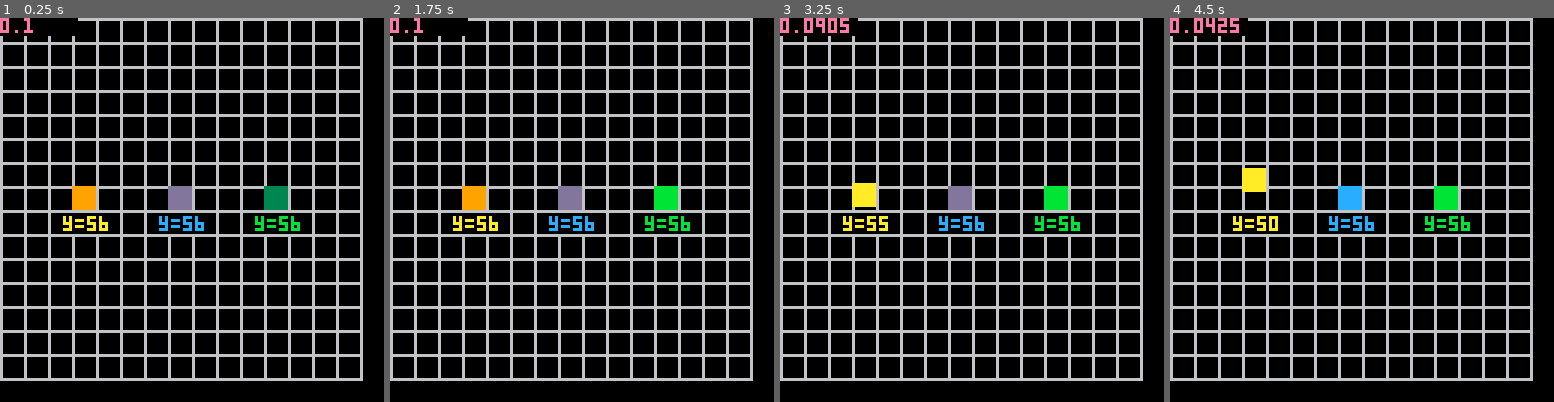
Above: before the commit, frames 1-4 (left to right).
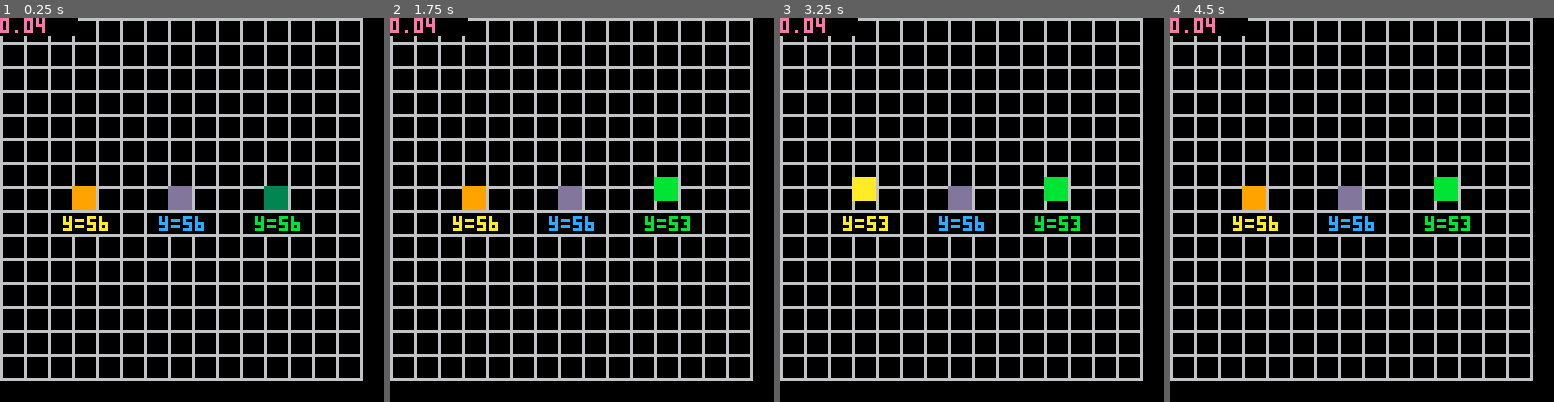
Above: after the commit, the same moments.

Repository: cwrightlibrary/pico-8
Game: PICO-8 cartridge library_game/tests/block_speed.p8
Same seed, same stepped clock (60 frames per second), same inputs: the game is played once before the commit and once after it.
Inputs:
- Up to frame 1 (0.25 s): no input
- Up to frame 2 (1.75 s): tap X (X key) at 0.33, 1.07 s; tap O (Z key) at 0.7, 1.7 s; hold Right from 1.6 s (still down)
- Up to frame 3 (3.25 s): tap X (X key) at 1.85, 2.97 s; release Right at 2.1 s; tap O (Z key) at 2.1, 2.5, 2.9 s; hold Up 2.15-2.42 s; hold Right 2.47-3.03 s; hold Left from 3.08 s (still down)
- Up to frame 4 (4.5 s): tap O (Z key) at 3.3, 3.7, 4.1 s; release Left at 3.58 s; hold Down 3.63-3.97 s; hold Right from 4.02 s (still down); tap X (X key) at 4.08 s

The runs differ from the first frame. In frame 1, 0.1% of the frame differs, in the area x 6-12%, y 0-4%; in frame 2, 0.4%; in frame 3, 0.7%; in frame 4, 1.6%, in the area x 12-79%, y 0-55%.

Commit message:
Add files via upload

Diff:
--- a/library_game/tests/block_speed.p8
+++ b/library_game/tests/block_speed.p8
@@ -8,13 +8,16 @@
   x=24,
   y=56,
   init_y=56,
-  max_y=50,
+  max_y=53,
   start=true,
   hit=false,
   apex=false,
-  speed_up=.1,
-  speed_down=.1,
-  friction=1.01,
+  speed=.5,
+  speed_low=0.04,
+  speed_up=0,
+  speed_down=0,
+  slow_down=1.1,
+  fast_up=1.2,
   anim=0
  }
  box2={
@@ -22,13 +25,16 @@
   x=56,
   y=56,
   init_y=56,
-  max_y=55.5,
+  max_y=53,
   start=true,
   hit=false,
   apex=false,
-  speed_up=.1,
-  speed_down=.1,
-  friction=1.05,
+  speed=.5,
+  speed_low=0.04,
+  speed_up=0,
+  speed_down=0,
+  slow_down=1.1,
+  fast_up=1.2,
   anim=0
  }
  box3={
@@ -36,15 +42,28 @@
   x=88,
   y=56,
   init_y=56,
-  max_y=55.5,
+  max_y=53,
   start=true,
   hit=false,
   apex=false,
-  speed_up=.1,
-  speed_down=.1,
-  friction=1.05,
+  speed_up=0,
+  speed_down=0,
   anim=0
  }
+ box1.speed_low=0.04
+ box1.speed=.5
+ box1.slow_down=1.1
+ box1.fast_down=1.2
+
+ box2.speed_low=0.03
+ box2.speed=.4
+ box2.slow_down=1.12
+ box2.fast_down=1.25
+
+ box3.speed_low=0.02
+ box3.speed=.55
+ box3.slow_down=1.15
+ box3.fast_down=1.25
 end
 
 function _draw()
@@ -64,7 +83,7 @@
  spr(box3.sp,box3.x,box3.y)
 
  rectfill(0,0,25,5,0)
- print(box1.speed_up,14)
+ print(box1.speed_down,14)
 
  rectfill(box1.x,box1.init_y+9,box1.x+10,box1.init_y+15,0)
  print('y='..flr(box1.y),box1.x-3,box1.init_y+10,10)
@@ -84,57 +103,59 @@
 -->8
 --brick1
 function _box1()
- if btn(0)
- and box1.start then
-  box1.sp=2
+ box_move(box1,0,1,2)
+end
+-->8
+--brick2
+function _box2()
+ box_move(box2,3,17,18)
+end
+-->8
+--brick3
+function _box3()
+ box_move(box3,1,33,34)
+end
 
-  box1.hit=true
-  box1.start=false
+function box_move(box,btnn,sp1,sp2)
+ if (btn(btnn) or btn(2))
+ and box.start then
+  box.sp=sp2
+
+  box.hit=true
+  box.start=false
  end
 
- if box1.hit then
-  if time()-box1.anim>.1 then
-   if box1.y>box1.max_y then
-    if box1.speed_up>.04 then
-     box1.speed_up/=box1.friction
+ if box.hit then
+  if time()-box.anim>.1 then
+   if box.y>=box.max_y then
+    if box.speed_up>box.speed_low then
+     box.speed_up/=box.slow_down
     end
-    box1.y-=box1.speed_up
+    box.y-=box.speed_up
    else
-    box1.apex=true
-    box1.hit=false
+    box.apex=true
+    box.hit=false
    end
   end
 
- elseif box1.apex then
-  if time()-box1.anim>.1 then
-   if box1.y<box1.init_y then
-    if box1.speed_down>.04 then
-     box1.speed_down/=box1.friction
+ elseif box.apex then
+  if time()-box.anim>.1 then
+   if box.y<box.init_y then
+    if box.speed_down>=box.speed_low then
+     box.speed_down*=box.fast_down
     end
-    box1.y+=box1.speed_down
+    box.y+=box.speed_down
    else
-    box1.start=true
-    box1.apex=false
+    box.start=true
+    box.apex=false
    end
   end
  end
 
- if box1.start then
-  box1.sp=1
- end
-end
--->8
---brick2
-function _box2()
- if btn(3) then
-  box2.sp=18
- end
-end
--->8
---brick3
-function _box3()
- if btn(1) then
-  box3.sp=34
+ if box.start then
+  box.sp=sp1
+  box.speed_up=box.speed
+  box.speed_down=box.speed_low
  end
 end
 __gfx__
